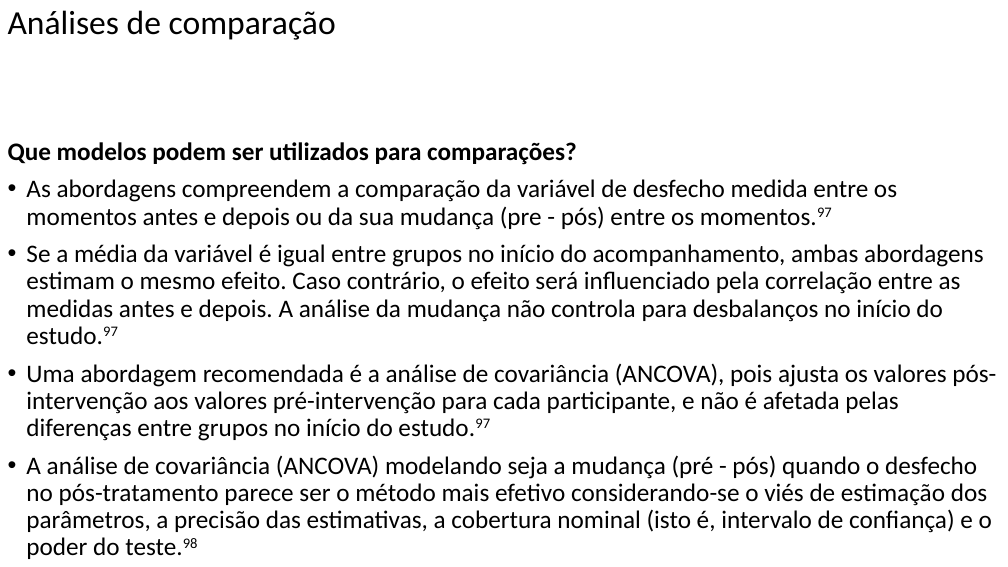
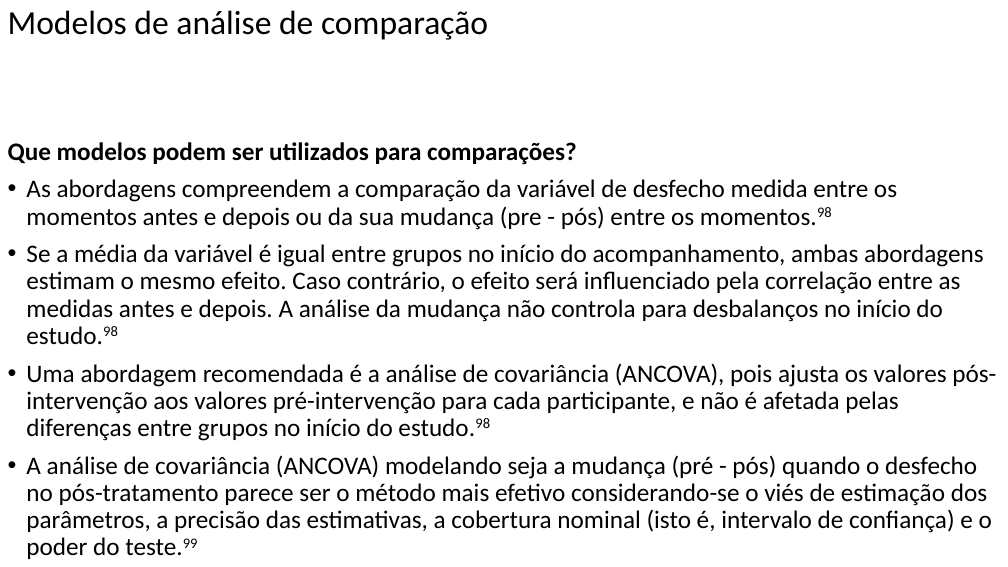
Before and after one commit to FerreiraAS/Ciencia-com-R, a slide deck: slide 81 of Ciência-com-R.pptx (slide 80 before the commit). Drawn at 1008x567 pixels with LibreOffice and Linux fonts; fonts in the diff are those of the drawing. Boxes give left, top, right and bottom in pixels: in the first picture for what was removed or moved away, otherwise in the second. Text is boxed around its words. In the diff, an @@ line names an element or a change of style, - is before the commit and + after.

```diff
--- a/Ciência-com-R.pptx
+++ b/Ciência-com-R.pptx
@@ title at (8,10,488,40): text changed @@
-Análises de comparação
+Modelos de análise de comparação
@@ text at (26,179,996,559): text changed @@
-• As abordagens compreendem a comparação da variável de desfecho medida entre os momentos antes e depois ou da sua mudança (pre - pós) entre os momentos.97
-• Se a média da variável é igual entre grupos no início do acompanhamento, ambas abordagens estimam o mesmo efeito. Caso contrário, o efeito será influenciado pela correlação entre as medidas antes e depois. A análise da mudança não controla para desbalanços no início do estudo.97
-• Uma abordagem recomendada é a análise de covariância (ANCOVA), pois ajusta os valores pós-intervenção aos valores pré-intervenção para cada participante, e não é afetada pelas diferenças entre grupos no início do estudo.97
-• A análise de covariância (ANCOVA) modelando seja a mudança (pré - pós) quando o desfecho no pós-tratamento parece ser o método mais efetivo considerando-se o viés de estimação dos parâmetros, a precisão das estimativas, a cobertura nominal (isto é, intervalo de confiança) e o poder do teste.98
-• Análise de variância (ANOVA) e modelos lineares mistos (MLM) são outras opções de métodos, embora apresentem maior variância, menor poder, e cobertura nominal comparados à ANCOVA.98
+• As abordagens compreendem a comparação da variável de desfecho medida entre os momentos antes e depois ou da sua mudança (pre - pós) entre os momentos.98
+• Se a média da variável é igual entre grupos no início do acompanhamento, ambas abordagens estimam o mesmo efeito. Caso contrário, o efeito será influenciado pela correlação entre as medidas antes e depois. A análise da mudança não controla para desbalanços no início do estudo.98
+• Uma abordagem recomendada é a análise de covariância (ANCOVA), pois ajusta os valores pós-intervenção aos valores pré-intervenção para cada participante, e não é afetada pelas diferenças entre grupos no início do estudo.98
+• A análise de covariância (ANCOVA) modelando seja a mudança (pré - pós) quando o desfecho no pós-tratamento parece ser o método mais efetivo considerando-se o viés de estimação dos parâmetros, a precisão das estimativas, a cobertura nominal (isto é, intervalo de confiança) e o poder do teste.99
+• Análise de variância (ANOVA) e modelos lineares mistos (MLM) são outras opções de métodos, embora apresentem maior variância, menor poder, e cobertura nominal comparados à ANCOVA.99
```
Also in this commit, not shown: 10 other slides changed, 4 slides added, 45 other files.
